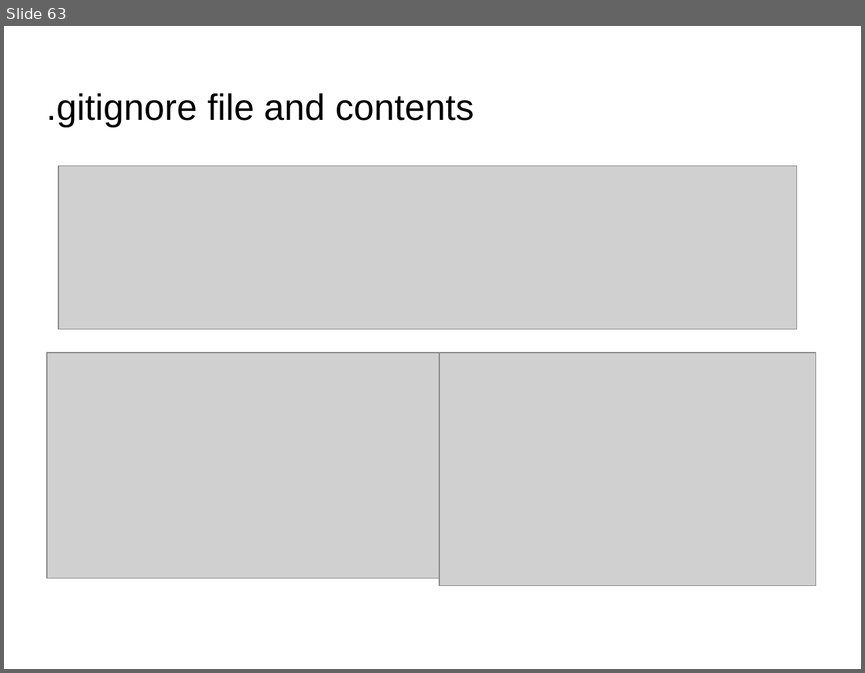
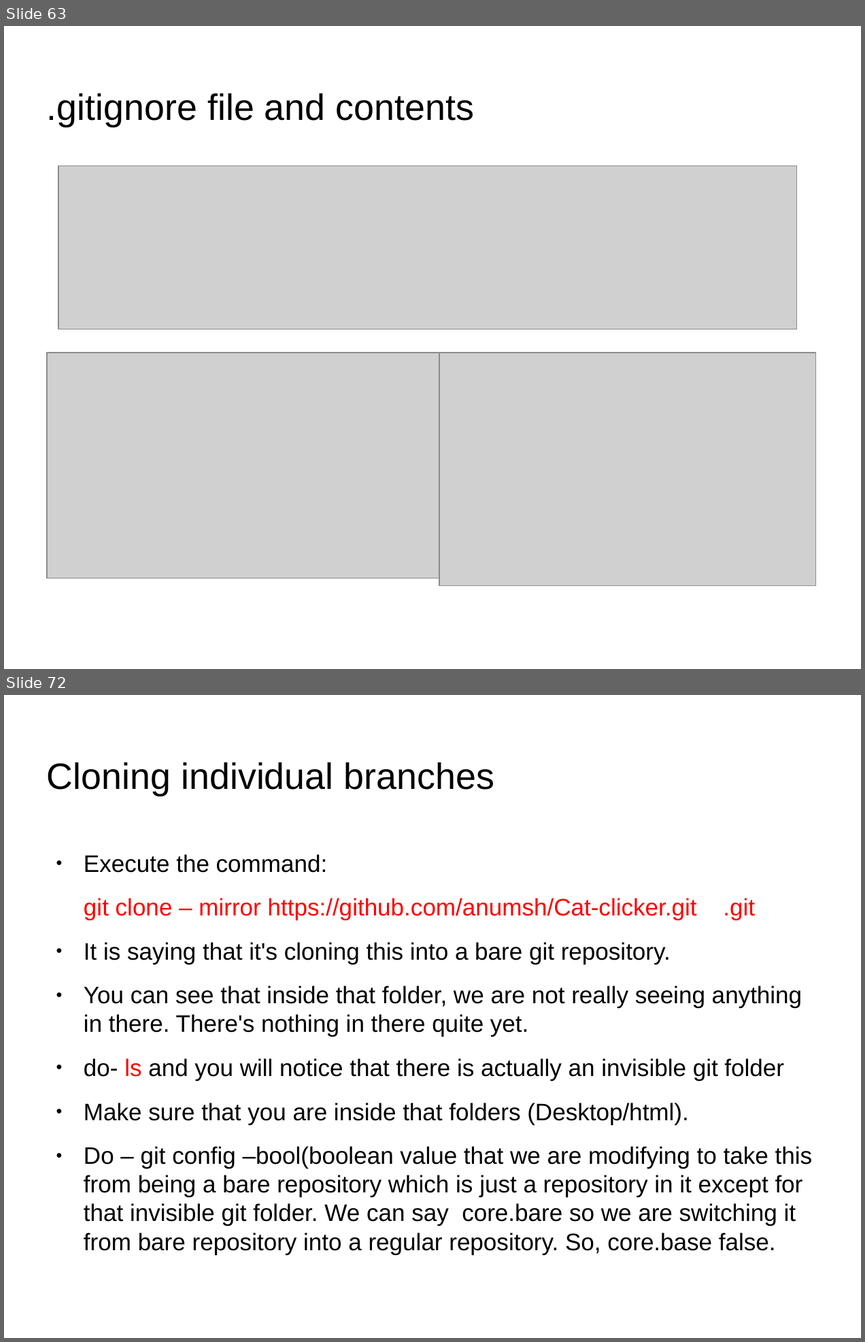
Before and after one commit to anumsh/Learning-Git-and-Github, a slide deck: git_and_GitHub.odp. Shown one above the other, each under a label of ours: slide 63 before the commit, slides 63 and 72 after it; the slides between them are not shown. The pictures are 865x673 and 865x1342 pixels, drawn with LibreOffice and Linux fonts; fonts in the diff are those of the drawing; grey boxes stand for pictures; background and template pictures are left out. Boxes give left, top, right and bottom in pixels: in the first picture for what was removed or moved away, otherwise in the second. Text is boxed around its words. In the diff, an @@ line names an element or a change of style, - is before the commit and + after.

Commit message:
feat: Cloning individual Branches

```diff
--- a/git_and_GitHub.odp
+++ b/git_and_GitHub.odp
@@ slide 72 added at box(4, 695, 861, 1338), background picture (left out) @@
@@ title added at box(47, 762, 494, 796), 33.9 pt, text #000000 @@
+Cloning individual branches
@@ text added at box(84, 854, 813, 1225), 22.1 pt, text #000000 @@
+● Execute the command:
+git clone – mirror https://github.com/anumsh/Cat-clicker.git .git
+● It is saying that it's cloning this into a bare git repository.
+● You can see that inside that folder, we are not really seeing anything in there. There's nothing in there quite yet.
+● do- ls and you will notice that there is actually an invisible git folder
+● Make sure that you are inside that folders (Desktop/html).
+● Do – git config –bool(boolean value that we are modifying to take this from being a bare repository which is just a repository in it except for that invisible git folder. We can say core.bare so we are switching it from bare repository into a regular repository. So, core.base false.
```
Also in this commit, not shown: 1 slide changed, 9 other slides added, 3 other files.
